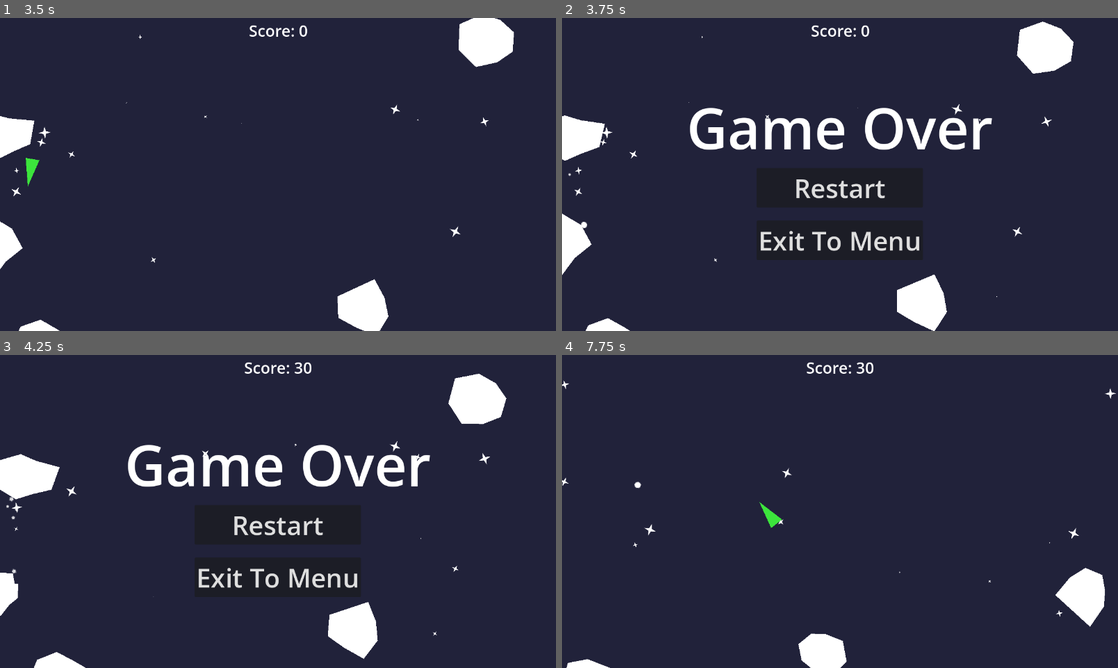
Above: before the commit, frames 1-4 (two rows, left to right).
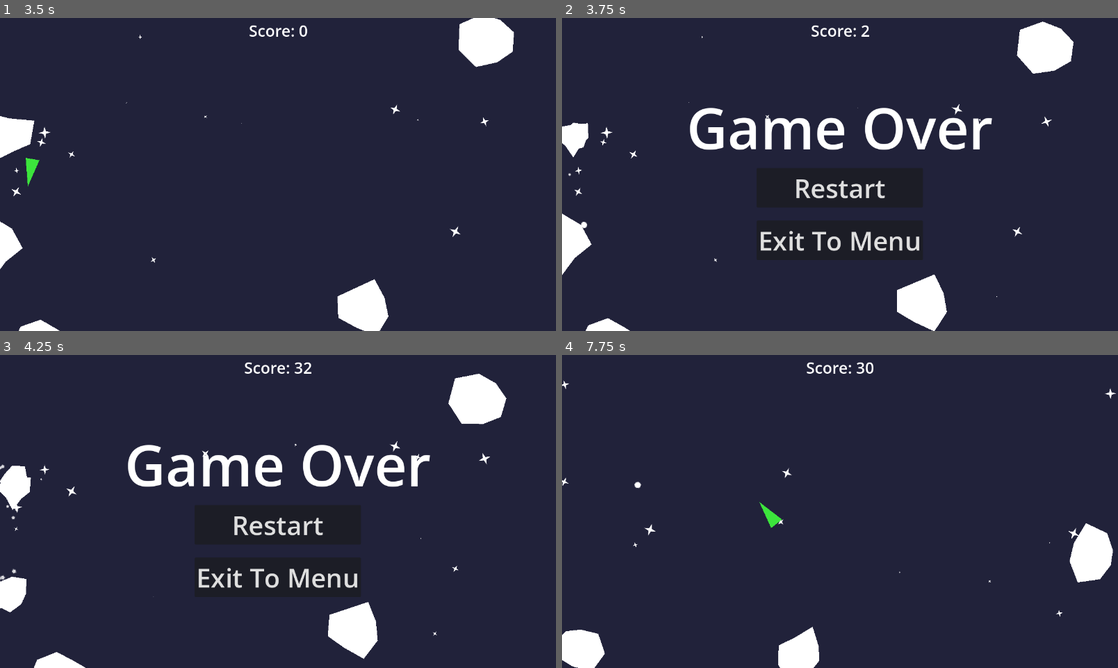
Above: after the commit, the same moments.

Repository: Josie5734/godot-asteroids-clone
Game: Godot game, scene res://scenes/main_menu/main_menu.tscn
The game is run twice, just before and just after one commit, with the same random seed, the same clock (stepped at 60 frames per second) and the same inputs.
Inputs:
- Up to frame 1 (3.5 s): click "Play" at 0.5 s; tap Enter at 1.25 s; hold W (accelerate) 1.28-2.78 s; tap Space (shoot) at 1.35, 2.1, 2.85 s; hold Left (turn_left) from 2.78 s (still down)
- Up to frame 2 (3.75 s): keep holding Left (turn_left); tap Space (shoot) at 3.6 s
- Up to frame 3 (4.25 s): keep holding Left (turn_left)
- Up to frame 4 (7.75 s): release Left (turn_left) at 4.25 s; click "Restart" at 4.25 s; tap Space (shoot) at 5, 5.1, 5.85, 6.6, 7.35 s; hold Left (turn_left) 5.03-5.78 s; hold Right (turn_right) 5.78-6.53 s; hold W (accelerate) 6.53-7.28 s; hold Right (turn_right) from 7.28 s (still down)

Frame 1 is identical in both runs. In frame 2, 0.5% of the frame differs, in the area x 0-56%, y 2-46%; in frame 3, 1.0%; in frame 4, 3.5%, in the area x 0-100%, y 53-100%.

Commit message:
crashing ship into asteroid also destroys that asteroid

Diff:
--- a/project.godot
+++ b/project.godot
@@ -22,7 +22,7 @@
 
 [editor_plugins]
 
-enabled=PackedStringArray("res://addons/ridiculous_coding/plugin.cfg")
+enabled=PackedStringArray("res://addons/Todo_Manager/plugin.cfg", "res://addons/ridiculous_coding/plugin.cfg")
 
 [global_group]
 
--- a/scenes/asteroid/asteroid.gd
+++ b/scenes/asteroid/asteroid.gd
@@ -46,10 +46,6 @@
 
 
 # generate the asteroid shape
-#TODO:
-# adjust spawning position to be slightly outside of the screen so they have some time to slide in
-# adjust angle so that they point towards where the ship is at the time of spawning
-#	rather than just in the same direction
 func generate_points():
 	var polygon_points = PackedVector2Array()
 	var point_count = 8 # number of points
--- a/scenes/ship/ship.gd
+++ b/scenes/ship/ship.gd
@@ -58,3 +58,4 @@
 func _on_area_entered(area: Area2D) -> void:
 	if area.is_in_group("asteroids"): # if object is asteroid
 		die() # kill ship
+		area.destroy() # destroy the asteroid aswell
Not shown, added: .plugged/index.cfg
Not shown, added: .github/ISSUE_TEMPLATE/custom.md
Not shown, added: LICENSE
